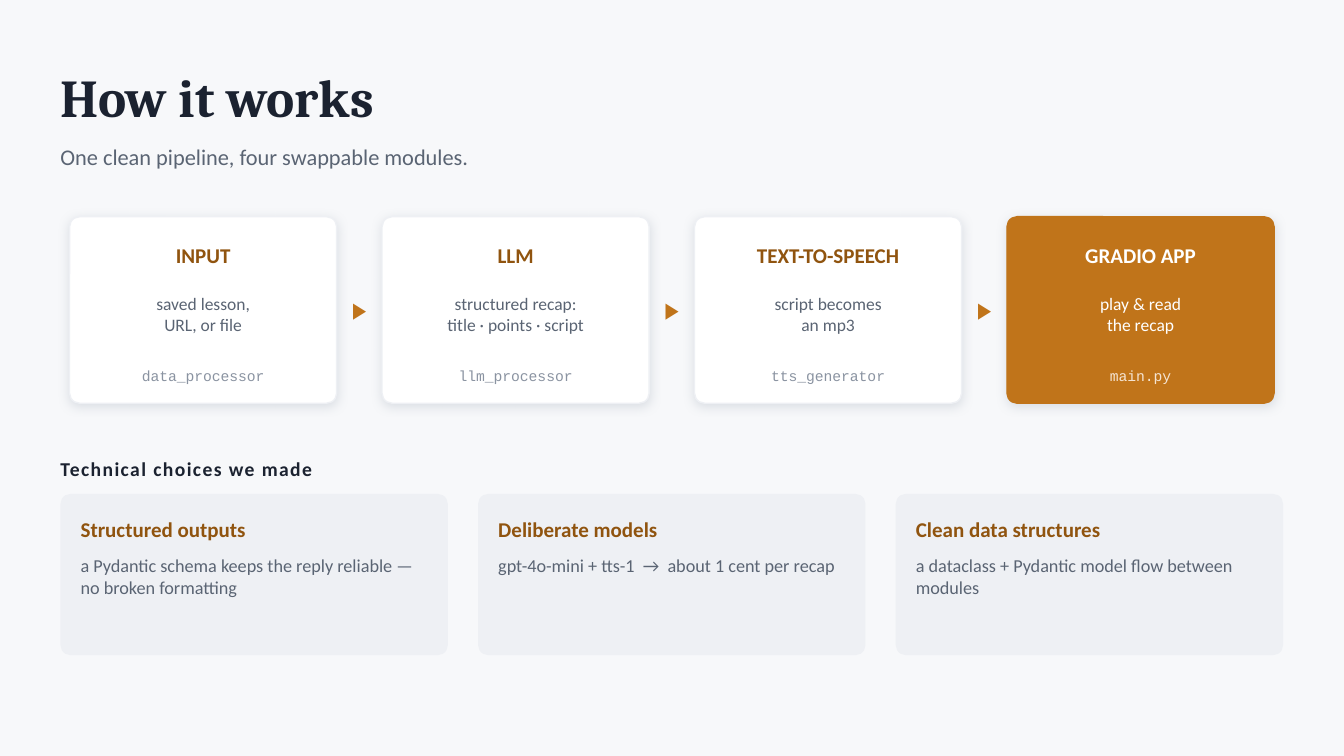
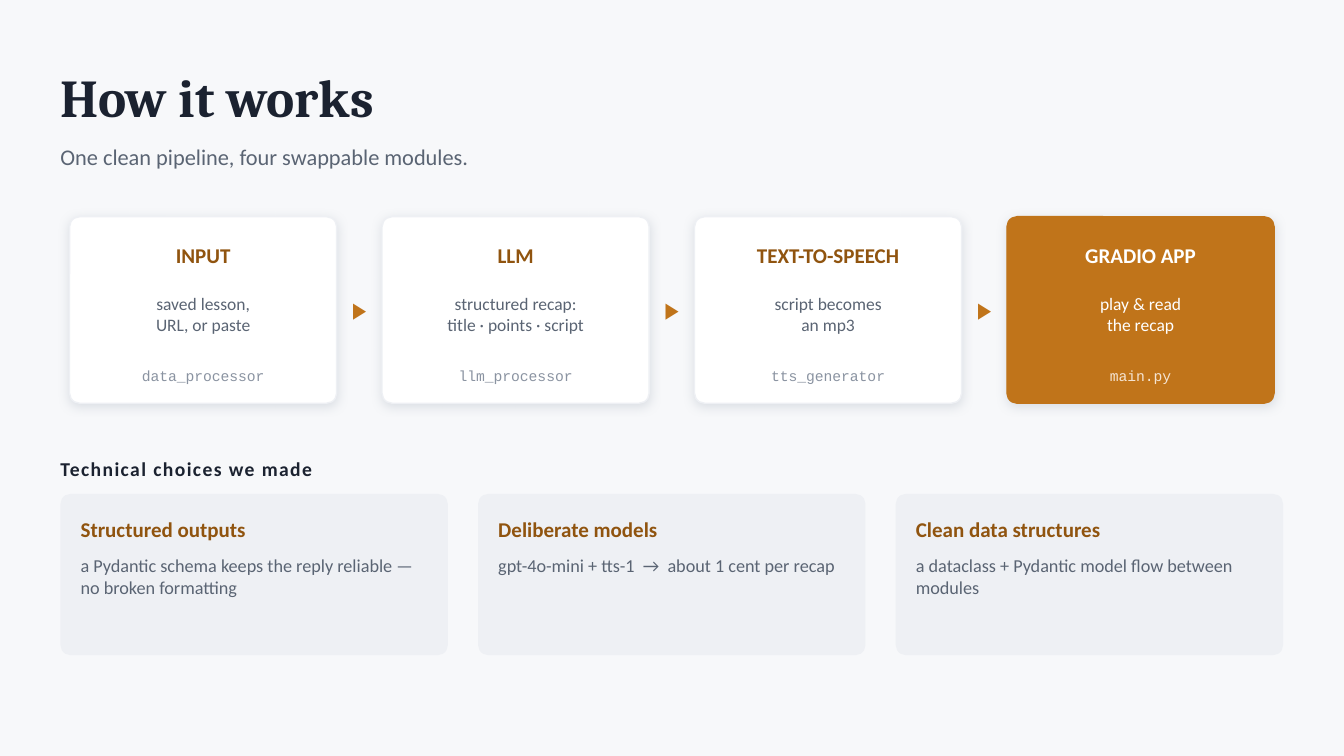
Before and after one commit to nyelugo/PROJECT-Podcast-Studio, a slide deck: slide 4 of Podcast-Studio-Presentation.pptx (slide 3 before the commit). Drawn at 1344x756 pixels with LibreOffice and Linux fonts; fonts in the diff are those of the drawing. Boxes give left, top, right and bottom in pixels: in the first picture for what was removed or moved away, otherwise in the second. Text is boxed around its words. In the diff, an @@ line names an element or a change of style, - is before the commit and + after.

```diff
--- a/Podcast-Studio-Presentation.pptx
+++ b/Podcast-Studio-Presentation.pptx
@@ text at [156, 320, 251, 334]: text changed @@
-URL, or file
+URL, or paste
```
Also in this commit, not shown: 2 other slides changed.
